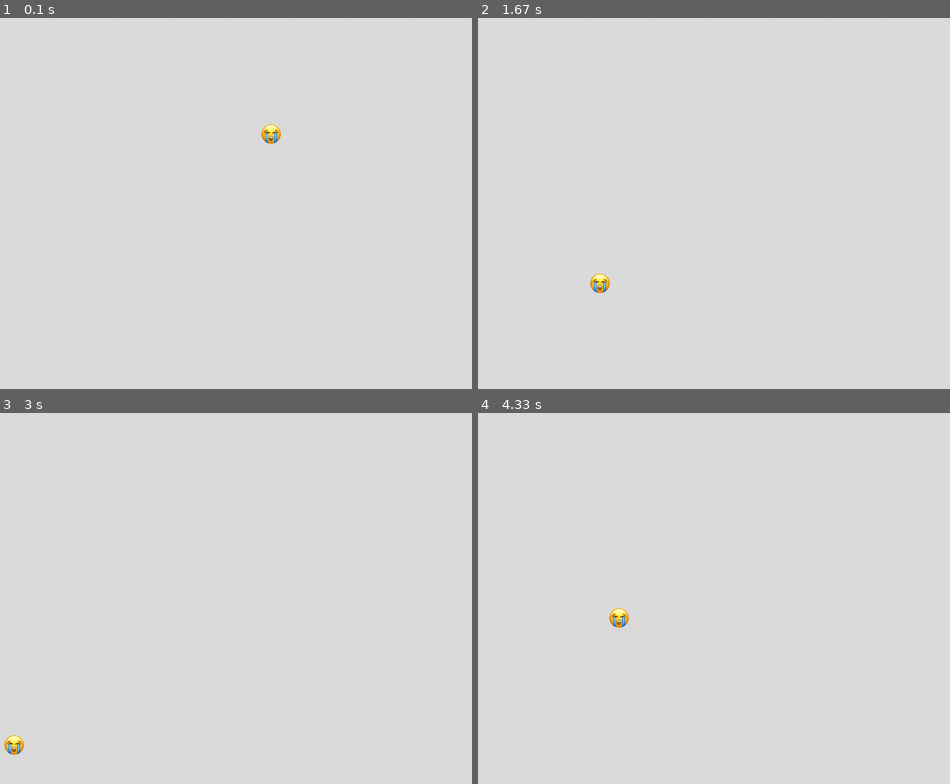
Above: before the commit, frames 1-4 (two rows, left to right).
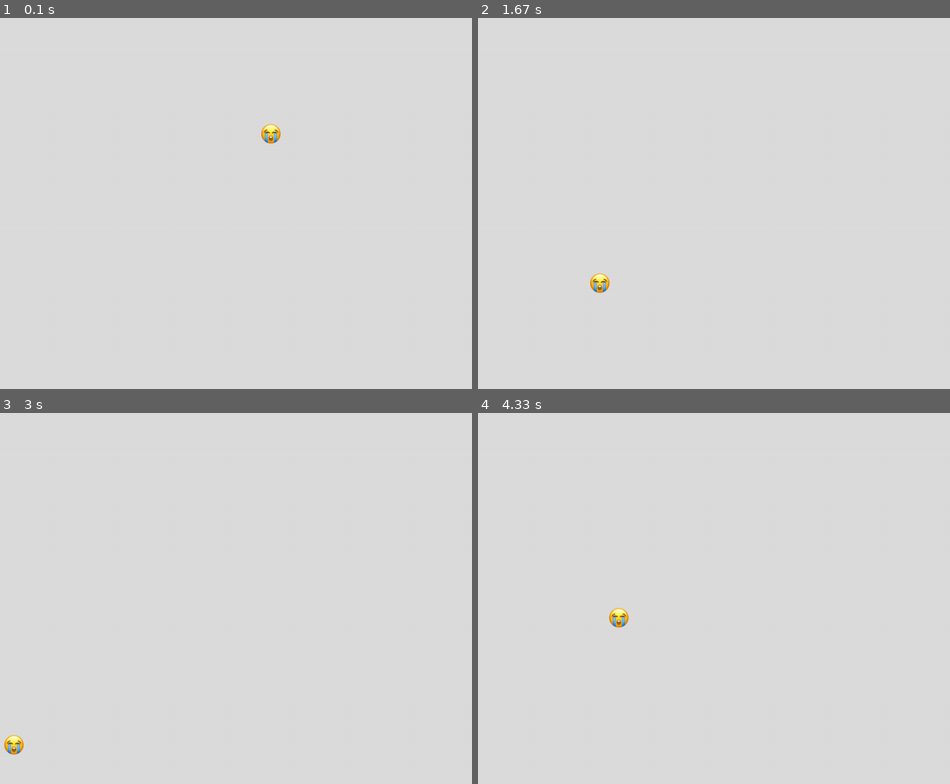
Above: after the commit, the same moments.

Repository: datadiego/wall_of_pygame
Game: pygame game, started from main.py
Same seed, same stepped clock (60 frames per second), same inputs: the game is played once before the commit and once after it.
Inputs:
- Up to frame 1 (0.1 s): no input
- Up to frame 2 (1.67 s): no input
- Up to frame 3 (3 s): no input
- Up to frame 4 (4.33 s): no input

The runs differ from the first frame. In frame 1, less than 0.1% of the frame differs, in the area x 55-60%, y 28-34%; in frame 2, less than 0.1%; in frame 3, less than 0.1%, in the area x 0-6%, y 86-93%; in frame 4, less than 0.1%.

Commit message:
fixed: cambiado scale por smoothscale en Emoji

Diff:
--- a/resources/emoji.py
+++ b/resources/emoji.py
@@ -11,9 +11,9 @@
         self.vel_y = randint(3,3)
         self.pantalla = pantalla
         self.img = pg.image.load(os.path.join("resources", "img", "emoji1.png"))
-        self.img = pg.transform.scale(self.img, (40, 40))
+        self.img = pg.transform.smoothscale(self.img, (40, 40))
         self.img2 = pg.image.load(os.path.join("resources", "img", "emoji2.png"))
-        self.img2 = pg.transform.scale(self.img2, (40, 40))
+        self.img2 = pg.transform.smoothscale(self.img2, (40, 40))
         self.imgs = [self.img, self.img2]
         self.current_img = self.imgs[0]
         self.x = (WIDTH - self.img.get_width())/2
